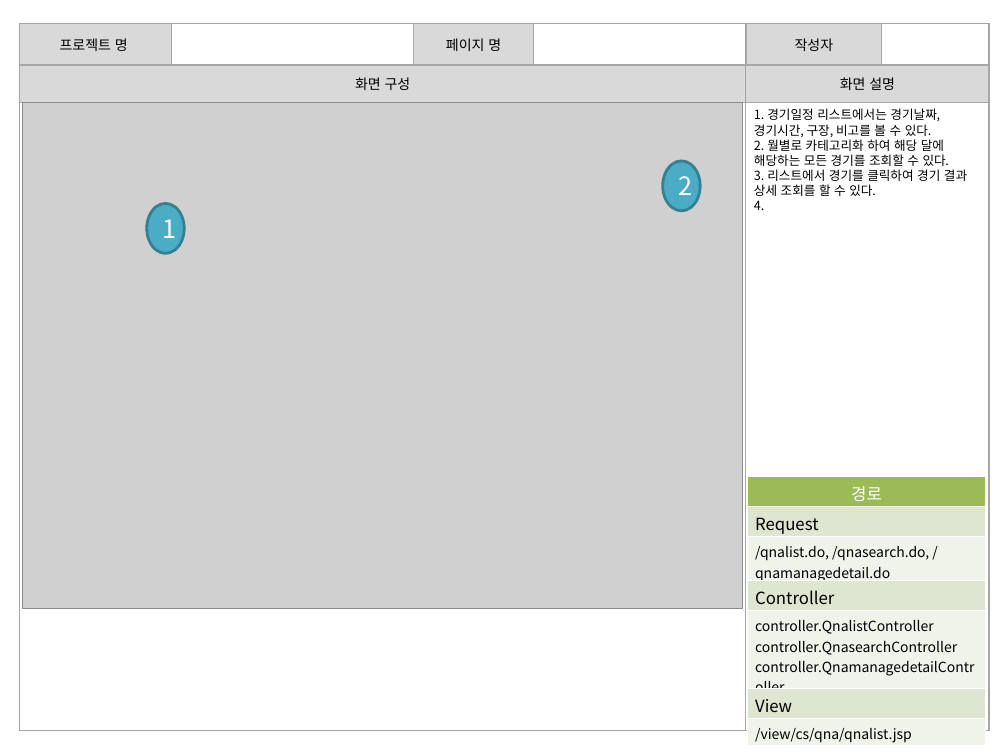
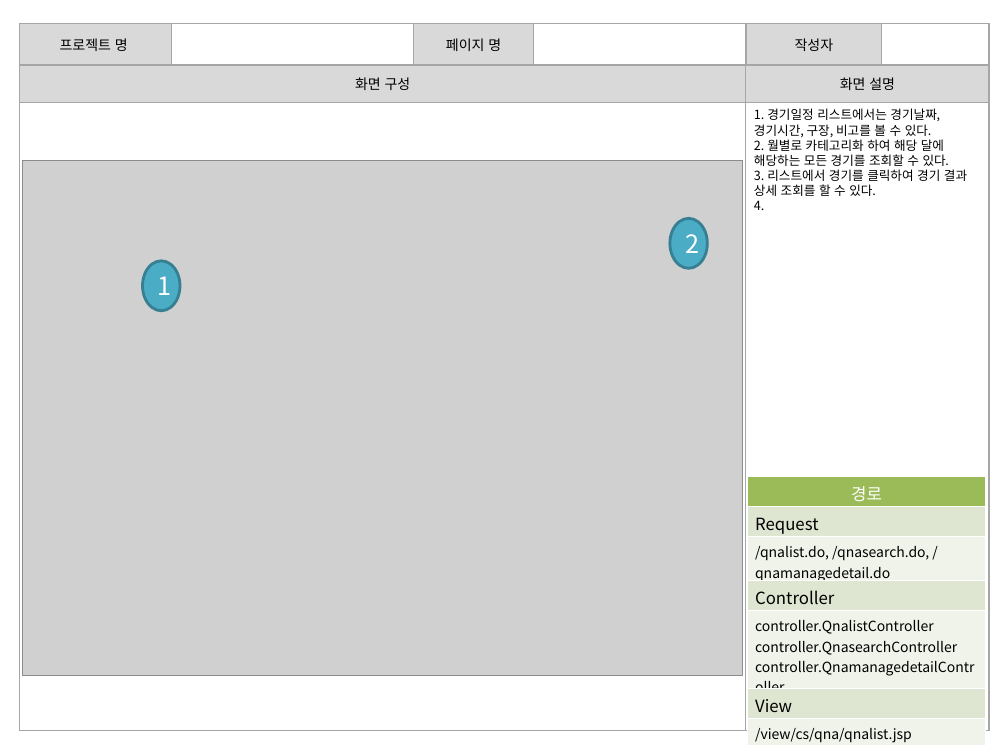
Before and after one commit to banana1531/ggs, a slide deck: slide 6 of doc/1.개인폴더/최현우/01. 스토리보드_경기일정.pptx. Drawn at 1008x756 pixels with LibreOffice and Linux fonts; fonts in the diff are those of the drawing; grey boxes stand for pictures. Boxes give left, top, right and bottom in pixels: in the first picture for what was removed or moved away, otherwise in the second. Text is boxed around its words. In the diff, an @@ line names an element or a change of style, - is before the commit and + after.

```diff
--- a/doc/1.개인폴더/최현우/01. 스토리보드_경기일정.pptx
+++ b/doc/1.개인폴더/최현우/01. 스토리보드_경기일정.pptx
@@ picture: place and size @@
-picture at box(22, 103, 742, 609)
+picture at box(22, 161, 742, 676)
@@ ellipse "2": place and size @@
-ellipse "2" at box(662, 161, 700, 212)
+ellipse "2" at box(670, 219, 708, 269)
@@ ellipse "1": place and size @@
-ellipse "1" at box(147, 204, 184, 254)
+ellipse "1" at box(142, 261, 179, 311)
```
Also in this commit, not shown: 5 other slides changed.
